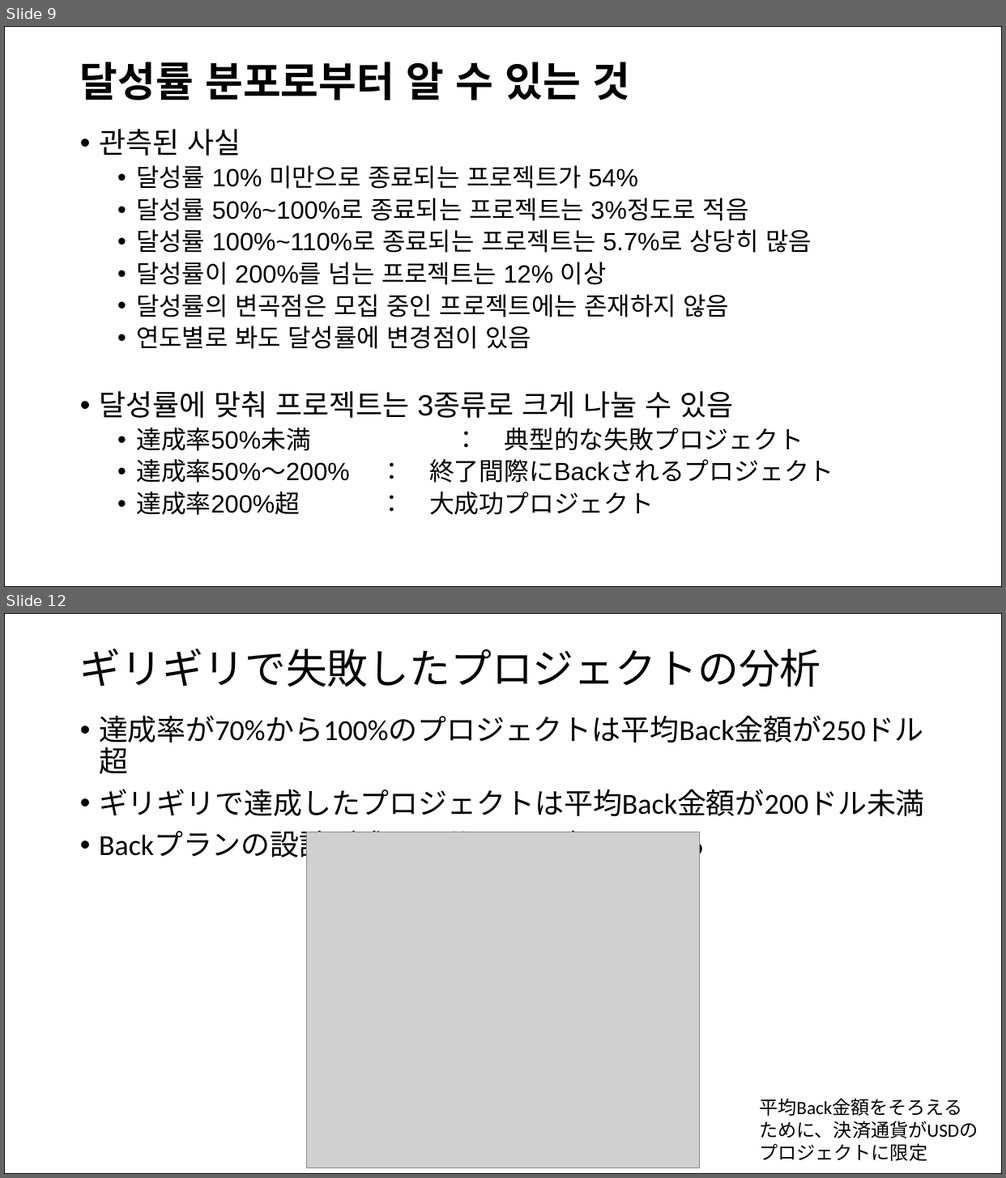
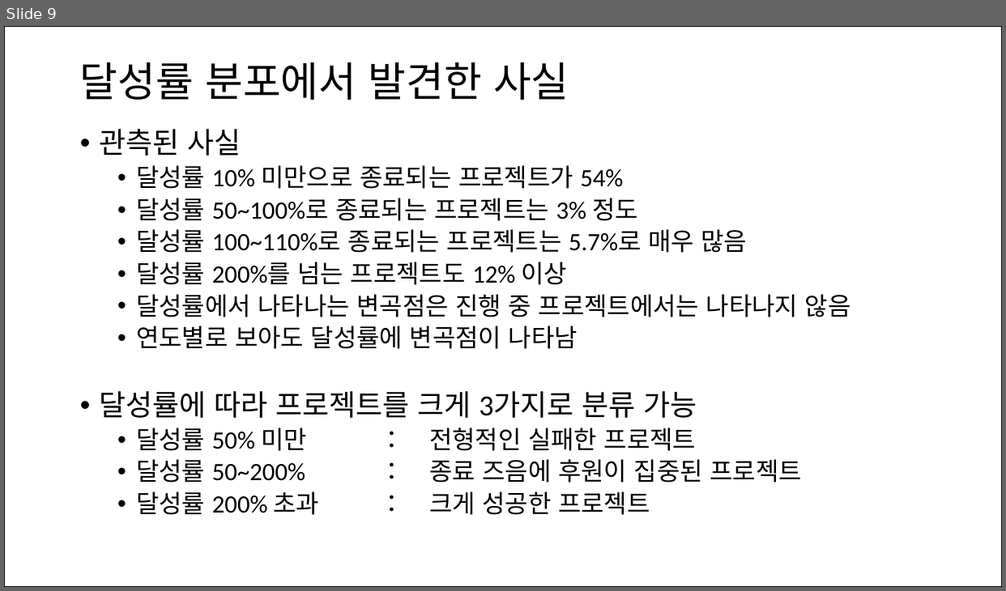
Before and after one commit to oreilly-japan/ml-at-work, a slide deck: chap09/kickstarter_slide.pptx. Shown one above the other, each under a label of ours: slides 9 and 12 before the commit, slide 9 after it; the slides between them are not shown. The pictures are 1006x1178 and 1006x591 pixels, drawn with LibreOffice and Linux fonts; fonts in the diff are those of the drawing; grey boxes stand for pictures. Boxes give left, top, right and bottom in pixels: in the first picture for what was removed or moved away, otherwise in the second. Text is boxed around its words. In the diff, an @@ line names an element or a change of style, - is before the commit and + after.

```diff
--- a/chap09/kickstarter_slide.pptx
+++ b/chap09/kickstarter_slide.pptx
@@ slide 12 removed at box(4, 613, 1002, 1174), background #FFFFFF; not listed: 1 template element that a slide beside it also shows @@
@@ title removed at box(80, 649, 821, 687) @@
-ギリギリで失敗したプロジェクトの分析
@@ text removed at box(99, 715, 925, 863) @@
-• 達成率が70%から100%のプロジェクトは平均Back金額が250ドル超
-• ギリギリで達成したプロジェクトは平均Back金額が200ドル未満
-• Backプランの設計が成否を分けると考えられる
@@ picture removed at box(306, 833, 701, 1169) @@
@@ text removed at box(759, 1098, 978, 1139) @@
-平均Back金額をそろえるために、決済通貨がUSDのプロジェクトに限定
@@ slide 9 changed as well @@
@@ title at box(80, 62, 569, 100): text changed; font Arial to Calibri; bold off @@
-달성률 분포로부터 알 수 있는 것
+달성률 분포에서 발견한 사실
@@ text at box(99, 129, 623, 189): font Arial to Calibri in "관측된 사실", "달성률 10% 미만으로 종료되는 프로젝트가 54%" @@
@@ text at box(99, 198, 851, 515): text changed; font Arial to Calibri @@
-  • 달성률 50%~100%로 종료되는 프로젝트는 3%정도로 적음
-  • 달성률 100%~110%로 종료되는 프로젝트는 5.7%로 상당히 많음
-  • 달성률이 200%를 넘는 프로젝트는 12% 이상
-  • 달성률의 변곡점은 모집 중인 프로젝트에는 존재하지 않음
-  • 연도별로 봐도 달성률에 변경점이 있음
-• 달성률에 맞춰 프로젝트는 3종류로 크게 나눌 수 있음
-  • 達成率50%未満 ： 典型的な失敗プロジェクト
-  • 達成率50%～200% ： 終了間際にBackされるプロジェクト
-  • 達成率200%超 ： 大成功プロジェクト
+  • 달성률 50~100%로 종료되는 프로젝트는 3% 정도
+  • 달성률 100~110%로 종료되는 프로젝트는 5.7%로 매우 많음
+  • 달성률 200%를 넘는 프로젝트도 12% 이상
+  • 달성률에서 나타나는 변곡점은 진행 중 프로젝트에서는 나타나지 않음
+  • 연도별로 보아도 달성률에 변곡점이 나타남
+• 달성률에 따라 프로젝트를 크게 3가지로 분류 가능
+  • 달성률 50% 미만 ： 전형적인 실패한 프로젝트
+  • 달성률 50~200% ： 종료 즈음에 후원이 집중된 프로젝트
+  • 달성률 200% 초과 ： 크게 성공한 프로젝트
```
Also in this commit, not shown: 12 other slides changed, 6 slides added, 5 other slides removed, 8 other files.
